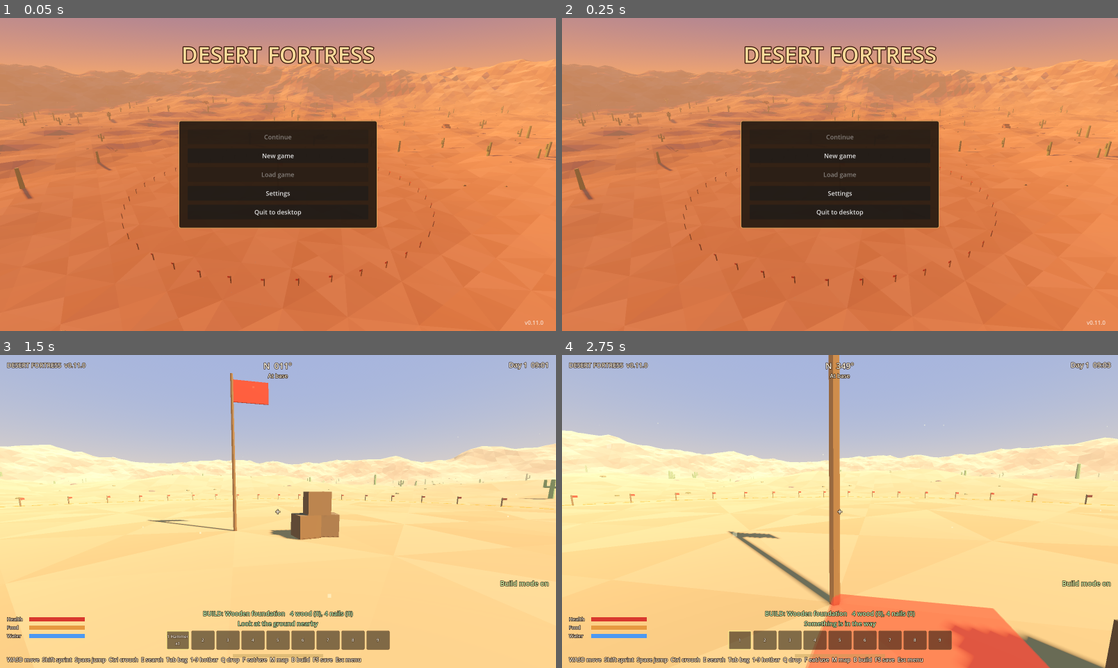
Above: before the commit, frames 1-4 (two rows, left to right).
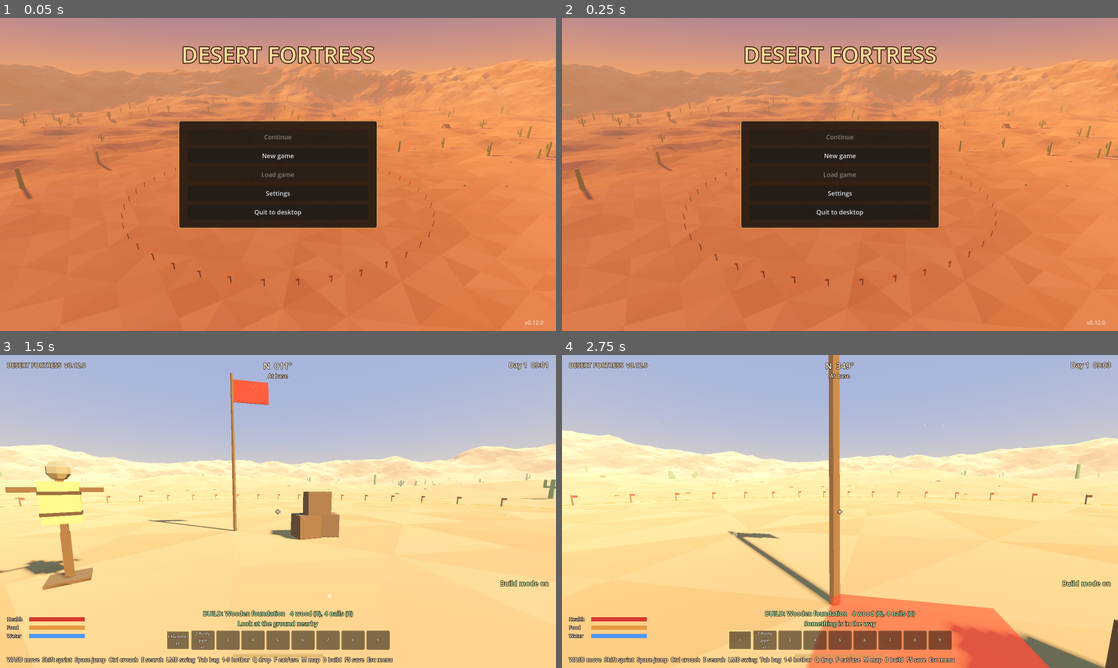
Above: after the commit, the same moments.

Repository: EserX/desert-fortress
Game: Godot game, scene res://scenes/title.tscn
Same seed, same stepped clock (60 frames per second), same inputs: the game is played once before the commit and once after it.
Inputs (mouse positions are in pixels of both pictures, inside the frame that each line leads up to):
- Up to frame 1 (0.05 s): no input
- Up to frame 2 (0.25 s): no input
- Up to frame 3 (1.5 s): click "New game" at 0.5 s; move the mouse to (305, 511) at 1.27 s; hold W (move_forward) from 1.28 s (still down); hold B (build) from 1.28 s (still down); click (305, 511) at 1.42 s
- Up to frame 4 (2.75 s): keep holding W (move_forward); tap Space (jump) at 1.52, 1.82, 2.27, 2.57 s; tap Ctrl (crouch) at 1.55, 2.1 s; move the mouse to (812, 511) at 2.02 s; release B (build) at 2.03 s; click (812, 511) at 2.17 s; tap Q (drop) at 2.3 s

The runs differ from the first frame. In frame 1, less than 0.1% of the frame differs, in the area x 96-97%, y 96-98%; in frame 2, less than 0.1%; in frame 3, 2.7%, in the area x 0-71%, y 2-99%; in frame 4, 0.6%.

Commit message:
v0.12: first-person hands, rusty pipe and machete melee with stamina cost, hit feedback, training dummy
Co-Authored-By: Claude Opus 5.5 <noreply@anthropic.com>
Claude-Session: https://claude.ai/code/session_01GD4zv88aKyuvtNmLgeFUjK

Diff:
--- a/project.godot
+++ b/project.godot
@@ -7,7 +7,7 @@
 
 config/name="Desert Fortress"
 config/description="Build a fortress in the desert, scavenge, and survive mutant waves."
-config/version="0.11.0"
+config/version="0.12.0"
 run/main_scene="res://scenes/title.tscn"
 config/features=PackedStringArray("4.5", "Forward Plus")
 
--- /dev/null
+++ b/scripts/dummy.gd
@@ -0,0 +1,88 @@
+extends StaticBody3D
+## Straw training dummy on a post near the flag. Takes any number of hits:
+## it wobbles, and the damage of each hit floats up above it.
+
+const LowPoly = preload("res://scripts/lowpoly.gd")
+
+var hits := 0
+var total_damage := 0.0
+var _top: Node3D
+var _wobble := Vector2.ZERO      # current lean (x, z) in radians
+var _wobble_vel := Vector2.ZERO
+
+
+func _ready() -> void:
+	var wood := LowPoly.material(Color(0.42, 0.29, 0.17))
+	var straw := LowPoly.material(Color(0.86, 0.72, 0.38))
+	var sack := LowPoly.material(Color(0.62, 0.52, 0.36))
+	var rope := LowPoly.material(Color(0.3, 0.22, 0.14))
+	_box(self, Vector3(0.12, 0.9, 0.12), Vector3(0, 0.45, 0), wood)
+	_box(self, Vector3(0.6, 0.06, 0.6), Vector3(0, 0.03, 0), wood)
+	_top = Node3D.new()
+	_top.position.y = 0.9
+	add_child(_top)
+	_box(_top, Vector3(0.1, 1.0, 0.1), Vector3(0, 0.5, 0), wood)
+	_box(_top, Vector3(0.5, 0.75, 0.32), Vector3(0, 0.55, 0), straw)
+	_box(_top, Vector3(1.2, 0.09, 0.09), Vector3(0, 0.78, 0), wood)
+	_box(_top, Vector3(0.52, 0.06, 0.34), Vector3(0, 0.35, 0), rope)
+	_box(_top, Vector3(0.52, 0.06, 0.34), Vector3(0, 0.72, 0), rope)
+	var head := SphereMesh.new()
+	head.radius = 0.17
+	head.height = 0.36
+	head.radial_segments = 7
+	head.rings = 4
+	var hm := MeshInstance3D.new()
+	hm.mesh = LowPoly.flat(head)
+	hm.material_override = sack
+	hm.position.y = 1.12
+	_top.add_child(hm)
+	var col := CollisionShape3D.new()
+	var shape := BoxShape3D.new()
+	shape.size = Vector3(0.55, 1.95, 0.4)
+	col.shape = shape
+	col.position.y = 0.98
+	add_child(col)
+
+
+func _box(parent: Node3D, size: Vector3, pos: Vector3, mat: Material) -> void:
+	var mi := MeshInstance3D.new()
+	var m := BoxMesh.new()
+	m.size = size
+	mi.mesh = m
+	mi.position = pos
+	mi.material_override = mat
+	parent.add_child(mi)
+
+
+## A melee hit: wobble away from the swing and show the damage.
+func take_hit(damage: float, point: Vector3, dir: Vector3) -> void:
+	hits += 1
+	total_damage += damage
+	var local := global_transform.basis.inverse() * dir
+	_wobble_vel += Vector2(local.z, -local.x).normalized() * (1.5 + damage * 0.06)
+	var l := Label3D.new()
+	l.text = str(int(damage))
+	l.billboard = BaseMaterial3D.BILLBOARD_ENABLED
+	l.no_depth_test = true
+	l.font_size = 64
+	l.outline_size = 12
+	l.modulate = Color(1.0, 0.9, 0.4)
+	l.pixel_size = 0.004
+	add_child(l)
+	l.global_position = point + Vector3(0, 0.25, 0)
+	var tw := l.create_tween()
+	tw.set_parallel(true)
+	tw.tween_property(l, "position:y", l.position.y + 0.7, 0.9)
+	tw.tween_property(l, "modulate:a", 0.0, 0.9).set_delay(0.3)
+	tw.chain().tween_callback(l.queue_free)
+
+
+func _process(delta: float) -> void:
+	# A damped spring pulls the dummy back upright.
+	_wobble_vel += (-_wobble * 60.0 - _wobble_vel * 5.0) * delta
+	_wobble += _wobble_vel * delta
+	_top.rotation = Vector3(_wobble.x, 0, _wobble.y)
+
+
+func leaning() -> float:
+	return _wobble.length()
--- a/scripts/hud.gd
+++ b/scripts/hud.gd
@@ -14,6 +14,7 @@
 var banner: Label
 var day_night  # DayNight
 var prompt: Label
+var hitmarker: Label
 var pickups: VBoxContainer
 var inventory  # Inventory
 var survival  # Survival
@@ -43,6 +44,15 @@
 	cross.position = -cross.size / 2
 	root.add_child(cross)
 
+	hitmarker = _label("X", 30)
+	hitmarker.set_anchors_preset(Control.PRESET_CENTER)
+	hitmarker.horizontal_alignment = HORIZONTAL_ALIGNMENT_CENTER
+	hitmarker.vertical_alignment = VERTICAL_ALIGNMENT_CENTER
+	hitmarker.size = Vector2(40, 40)
+	hitmarker.position = -hitmarker.size / 2
+	hitmarker.modulate.a = 0.0
+	root.add_child(hitmarker)
+
 	var title := _label("DESERT FORTRESS  v%s" % ProjectSettings.get_setting("application/config/version", ""), 18)
 	title.position = Vector2(20, 16)
 	root.add_child(title)
@@ -74,7 +84,7 @@
 	stamina_bar.add_theme_stylebox_override("fill", fill)
 	root.add_child(stamina_bar)
 
-	help = _label("WASD move  Shift sprint  Space jump  Ctrl crouch  E search  Tab bag  1-9 hotbar  Q drop  F eat/use  M map  B build  F5 save  Esc menu", 16)
+	help = _label("WASD move  Shift sprint  Space jump  Ctrl crouch  E search  LMB swing  Tab bag  1-9 hotbar  Q drop  F eat/use  M map  B build  F5 save  Esc menu", 16)
 	help.set_anchors_preset(Control.PRESET_BOTTOM_LEFT)
 	help.position = Vector2(20, -36)
 	root.add_child(help)
@@ -275,6 +285,14 @@
 
 
 ## Shows "+3 Scrap metal" lines that fade out after a few seconds.
+## Flashes an X on the crosshair: orange for a hit on a target, grey on a wall or rock.
+func show_hitmarker(kind: String) -> void:
+	hitmarker.add_theme_color_override("font_color", Color(1.0, 0.55, 0.2) if kind == "target" else Color(0.75, 0.75, 0.75))
+	hitmarker.modulate.a = 1.0
+	var tw := hitmarker.create_tween()
+	tw.tween_property(hitmarker, "modulate:a", 0.0, 0.3)
+
+
 func show_pickup(lines: Array) -> void:
 	for text in lines:
 		var l := _label(text, 20)
--- a/scripts/items.gd
+++ b/scripts/items.gd
@@ -11,6 +11,8 @@
 	"water": {"name": "Water bottle", "weight": 0.5, "stack": 10},
 	"cement": {"name": "Cement bag", "weight": 2.0, "stack": 10},
 	"hammer": {"name": "Hammer", "weight": 1.0, "stack": 1},
+	"pipe": {"name": "Rusty pipe", "weight": 1.5, "stack": 1},
+	"machete": {"name": "Machete", "weight": 0.8, "stack": 1},
 	"bandage": {"name": "Bandage", "weight": 0.1, "stack": 10},
 	"spike_barricade": {"name": "Spike barricade", "weight": 4.0, "stack": 5},
 }
@@ -26,6 +28,7 @@
 ## Workbench recipes, in the order shown: item -> {"count": made, "cost": {item: n}, "info": String}.
 const RECIPES := {
 	"hammer": {"count": 1, "cost": {"scrap": 2, "wood": 2}, "info": "Repairs, upgrades and demolishes"},
+	"machete": {"count": 1, "cost": {"scrap": 3, "cloth": 1, "wood": 1}, "info": "Hits harder and faster than the pipe"},
 	"bandage": {"count": 1, "cost": {"cloth": 2}, "info": "Heals 30 health (use it like food)"},
 	"spike_barricade": {"count": 1, "cost": {"wood": 4, "nails": 4}, "info": "Build it in build mode, keeps mutants back"},
 }
--- a/scripts/main.gd
+++ b/scripts/main.gd
@@ -19,6 +19,8 @@
 const Building = preload("res://scripts/building.gd")
 const BuildMode = preload("res://scripts/build_mode.gd")
 const BaseZone = preload("res://scripts/base_zone.gd")
+const Melee = preload("res://scripts/melee.gd")
+const Dummy = preload("res://scripts/dummy.gd")
 
 const DISCOVER_RANGE := 45.0
 const REFILLS_PER_MORNING := 4
@@ -51,6 +53,8 @@
 var building: Building
 var build_mode: BuildMode
 var base_zone: BaseZone
+var melee: Melee
+var dummy: Dummy
 ## Wrecks and ruins: {"key": "w3", "kind": "wreck", "pos": Vector3}.
 var places: Array = []
 ## Keys of places you have been near.
@@ -93,6 +97,12 @@
 	base_zone.terrain = terrain
 	add_child(base_zone)
 
+	dummy = Dummy.new()
+	dummy.name = "TrainingDummy"
+	dummy.position = Vector3(-3.0, terrain.surface_height(-3.0, 4.0), 4.0)
+	dummy.rotation.y = 0.5
+	add_child(dummy)
+
 	loot = Loot.new()
 	loot.name = "Loot"
 	loot.world_seed = world_seed
@@ -128,6 +138,12 @@
 	inventory = Inventory.new()
 	inventory.changed.connect(func(): player.overloaded = inventory.overloaded())
 	inventory.add("hammer", 1)  # everyone starts with a hammer
+	inventory.add("pipe", 1)    # and a rusty pipe
+
+	melee = Melee.new()
+	melee.name = "Hands"
+	melee.player = player
+	player.camera.add_child(melee)
 
 	build_mode = BuildMode.new()
 	build_mode.name = "BuildMode"
@@ -172,6 +188,7 @@
 	add_child(map_ui)
 
 	survival.died.connect(_on_died)
+	melee.hit_landed.connect(hud.show_hitmarker)
 	survival.warning.connect(hud.show_banner)
 
 	day_night.day_started.connect(_on_morning)
@@ -194,6 +211,10 @@
 	elif build_mode.active and _build_input(event):
 		get_viewport().set_input_as_handled()
 	elif holding_hammer() and _hammer_input(event):
+		get_viewport().set_input_as_handled()
+	elif event is InputEventMouseButton and event.pressed and event.button_index == MOUSE_BUTTON_LEFT \
+			and Input.mouse_mode == Input.MOUSE_MODE_CAPTURED and Melee.is_weapon(melee.item):
+		melee.try_swing()
 		get_viewport().set_input_as_handled()
 	elif event.is_action_pressed("interact"):
 		interact(player.interact_target())
@@ -232,6 +253,8 @@
 					select_hotbar(i)
 		hud.build_label.text = build_mode.status_text() if build_mode.active else ""
 		base_zone.set_highlight(build_mode.active)
+		var held: Dictionary = inventory.selected_stack()
+		melee.set_item("" if build_mode.active or survival.dead or held.is_empty() else held.item)
 		_check_station_reach()
 	if _orbit_camera:
 		_orbit_angle += delta * 0.04
@@ -327,6 +350,7 @@
 	if rec.is_empty():
 		return
 	var rep := building.repair_cost(rec)
+	melee.play_swing(0.45)
 	if not rep.is_empty():
 		if _pay(rep):
 			building.repair(key)
@@ -587,6 +611,8 @@
 		inventory.load_data(data.inventory)
 		if inventory.count_of("hammer") == 0:
 			inventory.add("hammer", 1)  # saves from before v0.10
+		if inventory.count_of("pipe") + inventory.count_of("machete") == 0:
+			inventory.add("pipe", 1)  # saves from before v0.12
 	else:
 		# v0.4 saves kept items as a plain {item: count} list.
 		inventory.load_data({})
--- /dev/null
+++ b/scripts/melee.gd
@@ -0,0 +1,233 @@
+extends Node3D
+## First-person hands and melee weapons. Sits on the camera. Shows your hands
+## holding the hammer, the rusty pipe or the machete; left click swings a
+## weapon (costs stamina). The hit lands a moment into the swing.
+
+const LowPoly = preload("res://scripts/lowpoly.gd")
+
+## Weapon stats: damage per hit, stamina per swing, seconds between swings, reach in m.
+const WEAPONS := {
+	"pipe": {"damage": 25.0, "stamina": 12.0, "cooldown": 0.75, "reach": 2.4},
+	"machete": {"damage": 40.0, "stamina": 9.0, "cooldown": 0.55, "reach": 2.2},
+}
+## Held in the hands but not swung at things (has its own left click).
+const TOOLS := ["hammer"]
+const HIT_TIME := 0.16  # seconds from the click to the hit
+const MIX_RATE := 22050.0
+const REST_POS := Vector3(0.3, -0.27, -0.5)
+const ITEM_TILT := -0.35  # the held item leans forward a little at rest
+
+## Emitted when a swing connects: "target" (something that takes hits) or "solid".
+signal hit_landed(kind: String)
+
+var player  # Player
+var item := ""            # what the hands hold now ("" = hands hidden)
+var swing_time := -1.0    # seconds since the swing started, or -1
+var _swing_len := 0.5
+var _pending_hit := false
+var _hand: Node3D          # right hand pivot, holds the item
+var _left: Node3D
+var _models := {}
+var _idle_t := 0.0
+var _rng := RandomNumberGenerator.new()
+var _audio: AudioStreamPlayer
+var _sounds := {}
+
+
+func _ready() -> void:
+	var skin := LowPoly.material(Color(0.78, 0.56, 0.42))
+	var sleeve := LowPoly.material(Color(0.4, 0.37, 0.28))
+	var wood := LowPoly.material(Color(0.45, 0.31, 0.18))
+	var metal := LowPoly.material(Color(0.6, 0.62, 0.64), 0.4)
+	var rust := LowPoly.material(Color(0.5, 0.3, 0.17), 0.85)
+	var grip := LowPoly.material(Color(0.15, 0.12, 0.1))
+
+	_hand = Node3D.new()
+	_hand.position = REST_POS
+	add_child(_hand)
+	_arm(_hand, skin, sleeve)
+	_left = Node3D.new()
+	_left.position = Vector3(-0.3, -0.36, -0.44)
+	_left.rotation = Vector3(0.2, -0.3, 0.3)
+	add_child(_left)
+	_arm(_left, skin, sleeve)
+
+	var pipe := Node3D.new()
+	_box(pipe, Vector3(0.045, 0.75, 0.045), Vector3(0, 0.24, 0), rust)
+	_box(pipe, Vector3(0.06, 0.06, 0.06), Vector3(0, 0.6, 0), metal)
+	var machete := Node3D.new()
+	_box(machete, Vector3(0.04, 0.16, 0.045), Vector3(0, 0.0, 0), grip)
+	_box(machete, Vector3(0.1, 0.025, 0.06), Vector3(0, 0.09, 0), metal)
+	_box(machete, Vector3(0.012, 0.5, 0.075), Vector3(0, 0.35, 0.01), metal)
+	_box(machete, Vector3(0.014, 0.12, 0.06), Vector3(0, 0.62, 0.0), metal)
+	var hammer := Node3D.new()
+	_box(hammer, Vector3(0.035, 0.42, 0.035), Vector3(0, 0.12, 0), wood)
+	_box(hammer, Vector3(0.07, 0.07, 0.17), Vector3(0, 0.33, -0.02), metal)
+	_models = {"pipe": pipe, "machete": machete, "hammer": hammer}
+	for k in _models:
+		_models[k].rotation.x = ITEM_TILT
+		_models[k].visible = false
+		_hand.add_child(_models[k])
+	visible = false
+
+	_audio = AudioStreamPlayer.new()
+	_audio.volume_db = -6.0
+	add_child(_audio)
+	_sounds.whoosh = _make_sound(0.22, "whoosh")
+	_sounds.thud = _make_sound(0.18, "thud")
+	_sounds.clank = _make_sound(0.3, "clank")
+	_set_shadows(self)
+
+
+## Forearm and fist pointing forward from a pivot.
+func _arm(pivot: Node3D, skin: Material, sleeve: Material) -> void:
+	_box(pivot, Vector3(0.1, 0.11, 0.12), Vector3.ZERO, skin)
+	_box(pivot, Vector3(0.11, 0.11, 0.4), Vector3(0.0, -0.03, 0.24), sleeve)
+
+
+func _box(parent: Node3D, size: Vector3, pos: Vector3, mat: Material) -> void:
+	var mi := MeshInstance3D.new()
+	var m := BoxMesh.new()
+	m.size = size
+	mi.mesh = m
+	mi.position = pos
+	mi.material_override = mat
+	parent.add_child(mi)
+
+
+func _set_shadows(n: Node) -> void:
+	for c in n.get_children():
+		if c is GeometryInstance3D:
+			c.cast_shadow = GeometryInstance3D.SHADOW_CASTING_SETTING_OFF
+		_set_shadows(c)
+
+
+static func is_weapon(id: String) -> bool:
+	return WEAPONS.has(id)
+
+
+## Shows the hands with this item ("" or anything that isn't a tool hides them).
+func set_item(id: String) -> void:
+	if not (is_weapon(id) or id in TOOLS):
+		id = ""
+	if id == item:
+		return
+	item = id
+	visible = id != ""
+	for k in _models:
+		_models[k].visible = k == id
+	swing_time = -1.0
+	_pending_hit = false
+
+
+## Left click with a weapon. Returns false while the last swing is still going
+## or you are too out of breath.
+func try_swing() -> bool:
+	if not is_weapon(item) or (swing_time >= 0.0 and swing_time < _swing_len):
+		return false
+	var w: Dictionary = WEAPONS[item]
+	if player.stamina < w.stamina:
+		return false
+	player.stamina -= w.stamina
+	play_swing(w.cooldown)
+	_pending_hit = true
+	return true
+
+
+## Just the swing animation (the hammer uses it too).
+func play_swing(length := 0.5) -> void:
+	swing_time = 0.0
+	_swing_len = length
+	_audio.stream = _sounds.whoosh
+	_audio.pitch_scale = _rng.randf_range(0.9, 1.15) * (1.15 if item == "machete" else 1.0)
+	_audio.play()
+
+
+## Checks what the swing hits right now and deals the damage.
+## Returns {"kind": "target"/"solid"/"", "node"}.
+func strike() -> Dictionary:
+	_pending_hit = false
+	if not is_weapon(item):
+		return {"kind": ""}
+	var w: Dictionary = WEAPONS[item]
+	var cam: Camera3D = player.camera
+	var from := cam.global_position
+	var dir := -cam.global_transform.basis.z
+	var q := PhysicsRayQueryParameters3D.create(from, from + dir * w.reach, 0b11, [player.get_rid()])
+	var hit := get_world_3d().direct_space_state.intersect_ray(q)
+	if hit.is_empty():
+		return {"kind": ""}
+	var n: Node = hit.collider
+	while n and not n.has_method("take_hit"):
+		n = n.get_parent()
+	var kind := "target" if n else "solid"
+	if n:
+		n.take_hit(w.damage, hit.position, dir)
+	_audio.stream = _sounds.thud if n else _sounds.clank
+	_audio.pitch_scale = _rng.randf_range(0.9, 1.1)
+	_audio.play()
+	hit_landed.emit(kind)
+	return {"kind": kind, "node": n}
+
+
+func _process(delta: float) -> void:
+	if not visible:
+		return
+	_idle_t += delta
+	var pos := REST_POS + Vector3(0, sin(_idle_t * 1.6) * 0.006, 0)
+	var rot := Vector3.ZERO
+	if swing_time >= 0.0:
+		swing_time += delta
+		if _pending_hit and swing_time >= HIT_TIME:
+			strike()
+		var wind := 0.1
+		var chop := 0.24
+		if swing_time < wind:
+			var t := swing_time / wind
+			rot = Vector3(0.7, -0.15, -0.25) * t
+			pos += Vector3(0.04, 0.06, 0.05) * t
+		elif swing_time < chop:
+			var t := (swing_time - wind) / (chop - wind)
+			rot = Vector3(0.7, -0.15, -0.25).lerp(Vector3(-1.4, 0.55, 0.35), t)
+			pos += Vector3(0.04, 0.06, 0.05).lerp(Vector3(-0.2, -0.04, -0.12), t)
+		elif swing_time < _swing_len:
+			var t := smoothstep(chop, _swing_len, swing_time)
+			rot = Vector3(-1.4, 0.55, 0.35).lerp(Vector3.ZERO, t)
+			pos += Vector3(-0.2, -0.04, -0.12).lerp(Vector3.ZERO, t)
+		else:
+			swing_time = -1.0
+	# The hand moves, the item in it turns (turning the whole arm would swing it into view).
+	_hand.position = pos
+	_hand.rotation = Vector3(0, rot.y * 0.3, 0)
+	if _models.has(item):
+		_models[item].rotation = Vector3(ITEM_TILT + rot.x, rot.y, rot.z)
+
+
+## Generated sounds: a swish of air, a dull thud on straw, a clank on stone or metal.
+func _make_sound(length: float, kind: String) -> AudioStreamWAV:
+	var n := int(MIX_RATE * length)
+	var data := PackedByteArray()
+	data.resize(n * 2)
+	var lp := 0.0
+	for i in n:
+		var t := float(i) / MIX_RATE
+		var s := 0.0
+		match kind:
+			"whoosh":
+				var env := sin(PI * t / length)
+				lp += (_rng.randf_range(-1, 1) - lp) * lerpf(0.05, 0.25, t / length)
+				s = lp * env * 2.2
+			"thud":
+				var env := minf(t / 0.004, 1.0) * exp(-t * 28.0)
+				lp += (_rng.randf_range(-1, 1) - lp) * 0.12
+				s = (sin(TAU * 85.0 * t) * 0.8 + lp * 1.4) * env
+			"clank":
+				var env := minf(t / 0.002, 1.0) * exp(-t * 14.0)
+				s = (sin(TAU * 820.0 * t) * 0.5 + sin(TAU * 1370.0 * t) * 0.3 + sin(TAU * 2210.0 * t) * 0.2) * env
+				s += _rng.randf_range(-1, 1) * exp(-t * 90.0) * 0.4
+		data.encode_s16(i * 2, int(clampf(s, -1.0, 1.0) * 30000.0))
+	var wav := AudioStreamWAV.new()
+	wav.format = AudioStreamWAV.FORMAT_16_BITS
+	wav.mix_rate = int(MIX_RATE)
+	wav.data = data
+	return wav
--- a/tests/run_tests.gd
+++ b/tests/run_tests.gd
@@ -260,6 +260,7 @@
 	_test_more_pieces()
 	_test_tiers()
 	_test_base()
+	_test_melee()
 	b.load_data([])
 	bm.toggle()
 	inv.load_data({})
@@ -451,6 +452,51 @@
 	b.remove(sk)
 	b.remove(wk)
 	b.remove(b.cell_key(-5, -5, 0))
+
+
+## v0.12: hands, pipe and machete swings, stamina cost, training dummy.
+func _test_melee() -> void:
+	var m = main.melee
+	var d = main.dummy
+	var inv = main.inventory
+	var player = main.player
+	player.position = Vector3(-3, main.terrain.surface_height(-3, 5.6), 5.6)
+	player.rotation.y = 0.0
+	player.head.rotation.x = 0.0
+	player.head.position.y = player.EYE_HEIGHT
+	inv.load_data({})
+	inv.add_all({"pipe": 1, "machete": 1})
+	m.set_item("pipe")
+	check(m.visible and m.item == "pipe", "hands show the rusty pipe")
+	player.stamina = 100.0
+	check(m.try_swing() and is_equal_approx(player.stamina, 88.0), "a pipe swing costs 12 stamina")
+	check(not m.try_swing(), "no new swing until the last one is done")
+	var r: Dictionary = m.strike()
+	check(r.kind == "target" and d.hits == 1 and is_equal_approx(d.total_damage, 25.0), "the pipe hits the dummy for 25 (%s)" % r.kind)
+	check(d._wobble_vel.length() > 0.5, "the dummy wobbles when hit")
+	check(d.get_children().any(func(c): return c is Label3D and c.text == "25"), "the damage floats up over the dummy")
+	m.set_item("machete")
+	player.stamina = 5.0
+	check(not m.try_swing(), "too out of breath to swing")
+	player.stamina = 100.0
+	check(m.try_swing() and is_equal_approx(player.stamina, 91.0), "a machete swing costs 9 stamina")
+	m.strike()
+	check(is_equal_approx(d.total_damage, 65.0), "the machete hits for 40")
+	player.rotation.y = PI
+	check(m.strike().kind == "", "swinging at thin air hits nothing")
+	m.set_item("water")
+	check(not m.visible, "hands hide with a water bottle")
+	m.set_item("hammer")
+	check(m.visible and not m.try_swing(), "the hammer is held but not swung as a weapon")
+	m.set_item("")
+	inv.load_data({})
+	inv.add("cloth", 1)
+	inv.add("scrap", 3)
+	inv.add("wood", 1)
+	check(main.Items.craft("machete", inv) != null and inv.count_of("machete") == 1, "the workbench makes a machete")
+	inv.load_data({})
+	main.apply_save_data(main.collect_save_data())
+	check(inv.count_of("pipe") == 1, "older saves get a rusty pipe")
 
 
 func _start_ramp_walk() -> void:
--- a/tools/screenshot.gd
+++ b/tools/screenshot.gd
@@ -24,6 +24,7 @@
 	{"name": "14_tiers", "pos": Vector3(7, 0, 16.5), "yaw": 0.0, "pitch": -0.1, "hour": 10.0, "tiers": true},
 	{"name": "15_base", "pos": Vector3(1, 0, 10), "yaw": PI + 0.15, "pitch": -0.12, "hour": 16.0, "base": true, "zone": true},
 	{"name": "16_bench", "pos": Vector3(-1, 0, 19.6), "yaw": 0.0, "pitch": -0.3, "hour": 16.0, "base": true, "bench": true},
+	{"name": "17_melee", "pos": Vector3(-2.6, 0, 6.0), "yaw": 0.2, "pitch": -0.08, "hour": 9.5, "melee": true},
 	{"name": "08_menu", "pos": Vector3(0, 0, 9), "yaw": 0.0, "pitch": 0.0, "hour": 12.0, "menu": true},
 ]
 
@@ -98,6 +99,15 @@
 			main.inventory_ui.open_bench(main.building.slot_key({"kind": "obj", "cx": -1, "cz": 8, "dir": 0, "level": 0}))
 		elif main.inventory_ui.bench_key != "":
 			main.inventory_ui.close()
+		if s.get("melee", false):
+			main.inventory.load_data({})
+			main.inventory.add("machete", 1)
+			main.inventory.selected = 0
+			main.melee.set_item("machete")
+			main.melee.play_swing(30.0)
+			main.melee.swing_time = 0.12
+			main.dummy.take_hit(40.0, main.dummy.global_position + Vector3(0, 1.5, 0.2), Vector3(0, 0, -1))
+			main.hud.show_hitmarker("target")
 		if s.get("build", false):
 			_build_sample()
 		elif s.get("zone", false):
Not shown, added: scripts/dummy.gd.uid
Not shown, added: scripts/melee.gd.uid
Not shown, changed: DEVLOG.md
Not shown, changed: ROADMAP.md
